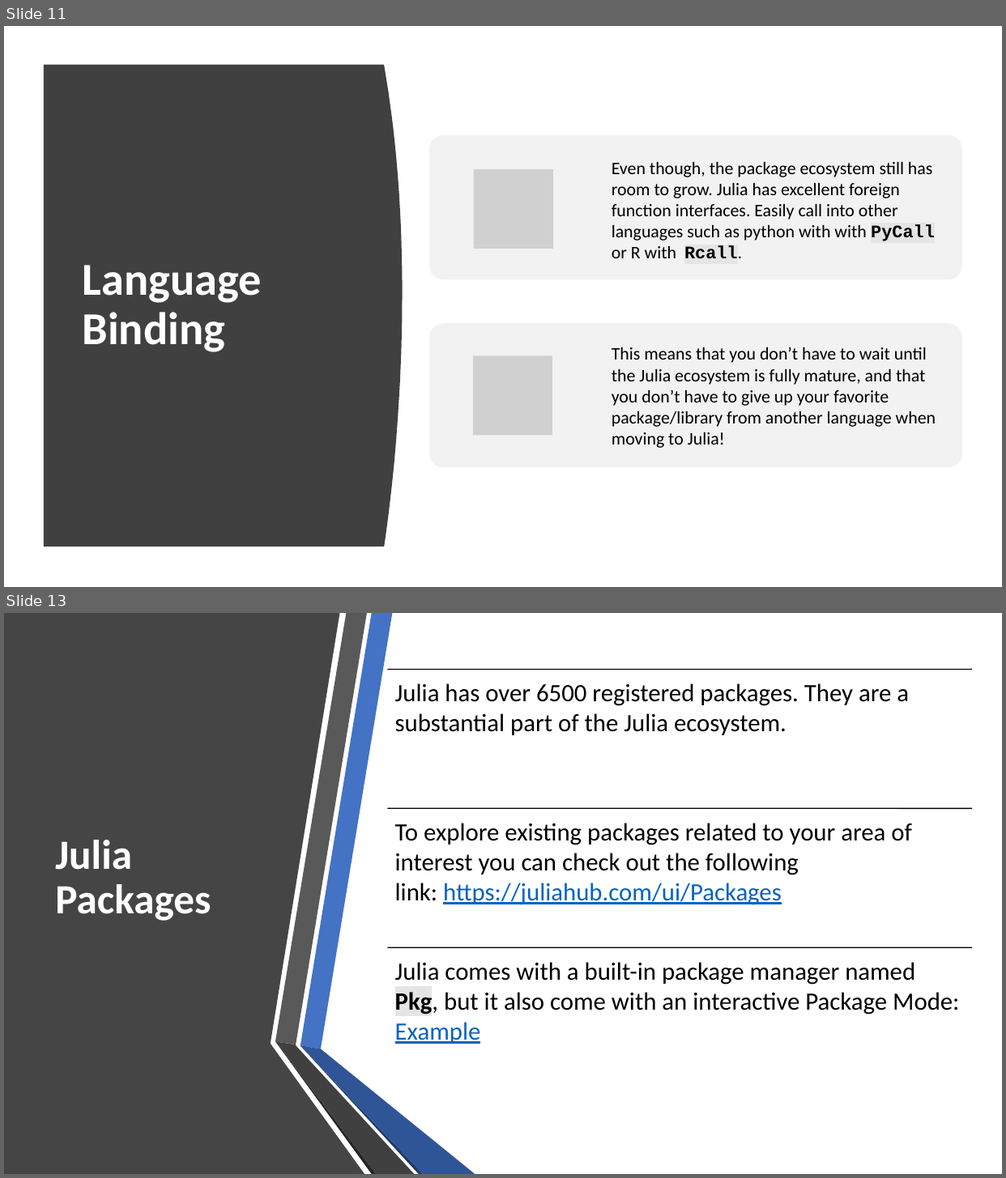
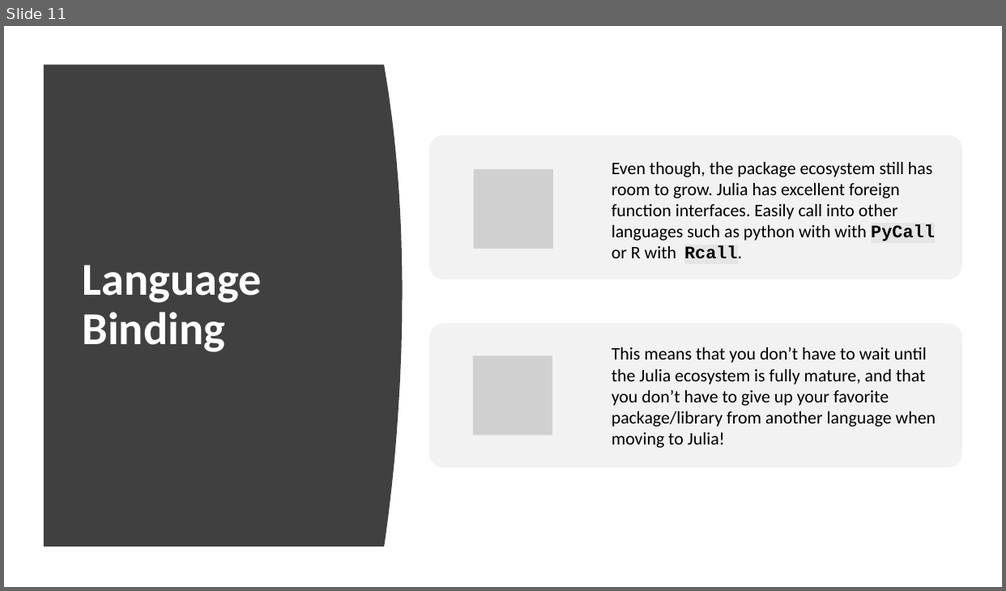
Before and after one commit to senresearch/julia-intro-docs, a slide deck: notebooks/KeyfeaturesOverview2021.pptx. Shown one above the other, each under a label of ours: slides 11 and 13 before the commit, slide 11 after it; the slides between them are not shown. The pictures are 1006x1178 and 1006x591 pixels, drawn with LibreOffice and Linux fonts; fonts in the diff are those of the drawing; grey boxes stand for pictures. Boxes give left, top, right and bottom in pixels: in the first picture for what was removed or moved away, otherwise in the second. Text is boxed around its words. In the diff, an @@ line names an element or a change of style, - is before the commit and + after.

```diff
--- a/notebooks/KeyfeaturesOverview2021.pptx
+++ b/notebooks/KeyfeaturesOverview2021.pptx
@@ slide 13 removed at (4,613,1002,1174), background #FFFFFF @@
@@ freeform shape removed at (4,613,364,1174) @@
@@ title removed at (55,840,211,921) @@
-Julia Packages
@@ group removed at (387,669,972,1044): 3 lines, 3 texts @@
-Julia has over 6500 registered packages. They are a substantial part of the Julia ecosystem.
-To explore existing packages related to your area of interest you can check out the following link: https://juliahub.com/ui/Packages
-Julia comes with a built-in package manager named Pkg, but it also come with an interactive Package Mode: Example
@@ group removed at (275,613,475,1174): 6 freeform shapes @@
```
Also in this commit, not shown: 1 other slide removed, 7 other files.
